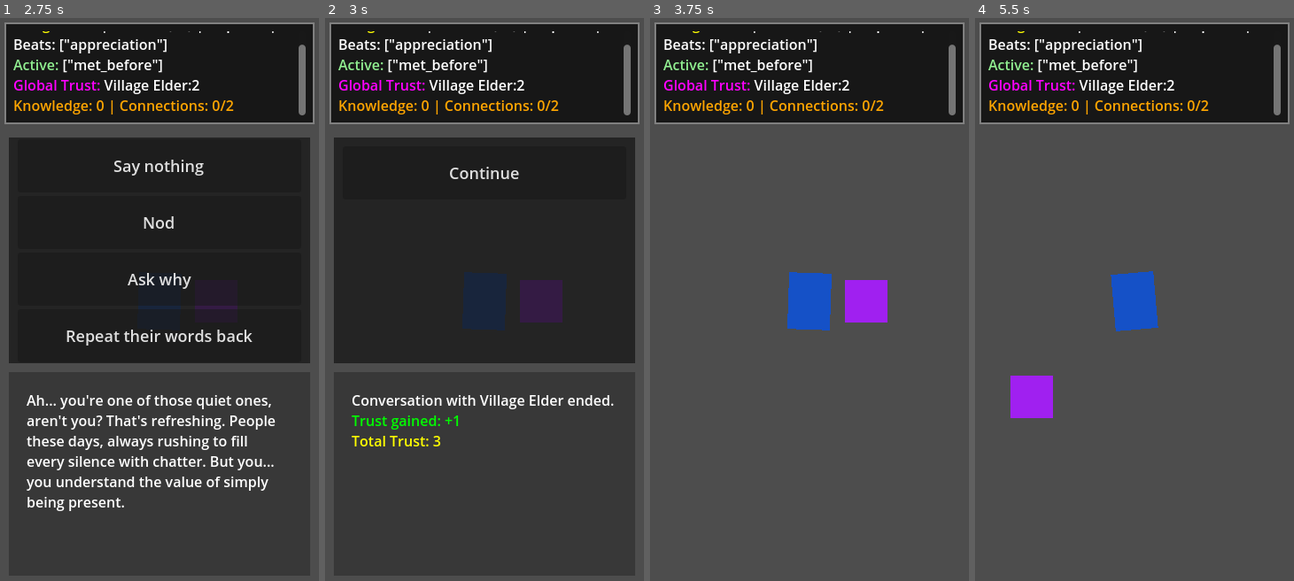
Above: before the commit, frames 1-4 (left to right).
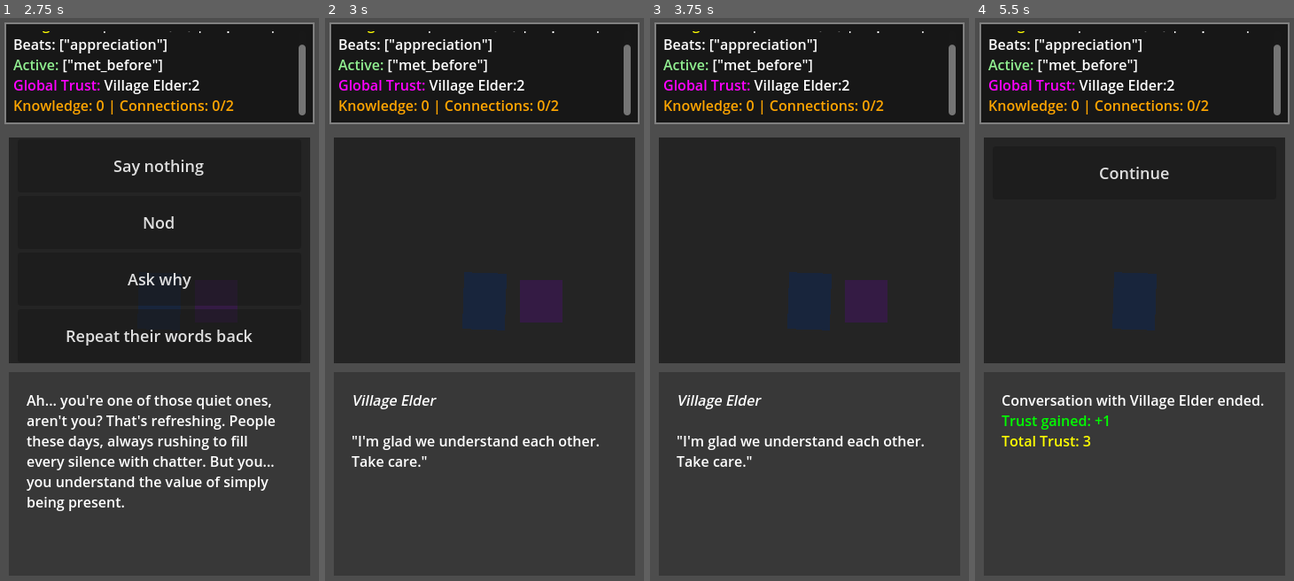
Above: after the commit, the same moments.

Repository: mgsrevolver/bedbound
Game: Godot game, scene res://scenes/Main.tscn
The game is run twice, just before and just after one commit, with the same random seed, the same clock (stepped at 60 frames per second) and the same inputs.
Inputs (mouse positions are in pixels of both pictures, inside the frame that each line leads up to):
- Up to frame 1 (2.75 s): tap Enter at 0.5 s; hold D (move_right) 0.53-1.28 s; hold S (move_down) 1.28-2 s; click "Say nothing" at 2 s
- Up to frame 2 (3 s): click "Nod" at 2.75 s
- Up to frame 3 (3.75 s): click (809, 175) at 3.5 s, where only the run before the commit has a clickable "Continue"
- Up to frame 4 (5.5 s): hold D (move_right) 4.28-5.03 s; hold W (move_up) from 5.03 s (still down)

Frame 1 is identical in both runs. In frame 2, 2.2% of the frame differs, in the area x 8-91%, y 26-80%; in frame 3, 39%; in frame 4, 40%, in the area x 2-98%, y 21-77%.

Commit message:
added graceful conclusion to conversation

Diff:
--- a/scripts/dialogue/DialogueManager.gd
+++ b/scripts/dialogue/DialogueManager.gd
@@ -54,11 +54,14 @@
 	var trust_change = current_npc.get_last_trust_change()
 	var total_trust = current_npc.trust_level
 	var dead_end_type = response.get("dead_end_type", null)
+	var farewell_message = response.get("farewell", "")
 
 	# Convert enum to string if needed
 	var dead_end_type_string = ""
+	var dead_end_type_enum = null
 	if dead_end_type != null:
 		if dead_end_type is int:
+			dead_end_type_enum = dead_end_type
 			# Convert enum value to string
 			match dead_end_type:
 				NPC.DeadEndType.GENTLE_DEFLECTION:
@@ -74,7 +77,7 @@
 		else:
 			dead_end_type_string = str(dead_end_type)
 
-	dialogue_ui.show_conversation_end(current_npc.npc_name, trust_change, total_trust, dead_end_type_string)
+	dialogue_ui.show_conversation_end(current_npc.npc_name, trust_change, total_trust, dead_end_type_string, farewell_message, dead_end_type_enum)
 
 func end_dialogue():
 	if dialogue_ui:
--- a/scripts/npcs/NPC.gd
+++ b/scripts/npcs/NPC.gd
@@ -2,6 +2,7 @@
 class_name NPC
 
 signal player_approached
+signal farewell_complete
 
 enum DeadEndType {
 	GENTLE_DEFLECTION,
@@ -144,23 +145,26 @@
 
 	if emotional_state.comfort_level >= 3:
 		return {
-			"text": "This comfortable silence... it feels like understanding.",
-			"continues": false,
-			"options": [],
-			"type": DeadEndType.COMFORTABLE_CONCLUSION
+			"text": "This comfortable silence... it feels like understanding. I'll carry this with me.",
+			"continues": false,
+			"options": [],
+			"type": DeadEndType.COMFORTABLE_CONCLUSION,
+			"farewell": "Thank you for listening. Until next time."
 		}
 	elif trust_level >= 5:
 		return {
-			"text": "You don't need to fill every silence. I appreciate that.",
-			"continues": false,
-			"options": [],
-			"type": DeadEndType.BREAKTHROUGH_MOMENT
+			"text": "You don't need to fill every silence. I appreciate that more than you know.",
+			"continues": false,
+			"options": [],
+			"type": DeadEndType.BREAKTHROUGH_MOMENT,
+			"farewell": "Take care of yourself. You have a gift for understanding."
 		}
 	else:
 		return {
 			"text": "You listen quietly...",
 			"continues": false,
-			"options": []
+			"options": [],
+			"farewell": "Well, I should get going. See you around."
 		}
 
 func handle_nod() -> Dictionary:
@@ -174,13 +178,15 @@
 			"text": "Yes... you really do see it the same way I do.",
 			"continues": false,
 			"options": [],
-			"type": DeadEndType.BREAKTHROUGH_MOMENT
+			"type": DeadEndType.BREAKTHROUGH_MOMENT,
+			"farewell": "I feel lighter now. Thank you for truly seeing me."
 		}
 	else:
 		return {
 			"text": "Yes... exactly...",
 			"continues": false,
-			"options": []
+			"options": [],
+			"farewell": "I'm glad we understand each other. Take care."
 		}
 
 func handle_ask_why() -> Dictionary:
@@ -189,20 +195,23 @@
 			"text": "That's... quite personal. Perhaps when we know each other better.",
 			"continues": false,
 			"options": [],
-			"type": DeadEndType.TRUST_INSUFFICIENT
+			"type": DeadEndType.TRUST_INSUFFICIENT,
+			"farewell": "Maybe another time. I need some space to think."
 		}
 	elif "protective" in emotional_state.beats_hit:
 		return {
 			"text": "Some stories aren't mine to tell, but I appreciate your curiosity.",
 			"continues": false,
 			"options": [],
-			"type": DeadEndType.PROTECTIVE_BOUNDARY
+			"type": DeadEndType.PROTECTIVE_BOUNDARY,
+			"farewell": "I hope you understand. Take care of yourself."
 		}
 	else:
 		return {
 			"text": "Well, because...",
 			"continues": false,
-			"options": []
+			"options": [],
+			"farewell": "I've given you something to think about. Until next time."
 		}
 
 func handle_repeat_back() -> Dictionary:
@@ -216,11 +225,40 @@
 			"text": "Yes, those exact words... you truly hear me. Thank you.",
 			"continues": false,
 			"options": [],
-			"type": DeadEndType.BREAKTHROUGH_MOMENT
+			"type": DeadEndType.BREAKTHROUGH_MOMENT,
+			"farewell": "I won't forget this moment. You have a rare gift."
 		}
 	else:
 		return {
 			"text": "That's right... you understand...",
 			"continues": false,
-			"options": []
-		}
+			"options": [],
+			"farewell": "It means a lot to be heard. Thank you."
+		}
+
+func play_farewell_animation(farewell_type: DeadEndType = DeadEndType.COMFORTABLE_CONCLUSION):
+	var tween = create_tween()
+	tween.set_parallel(true)
+
+	match farewell_type:
+		DeadEndType.BREAKTHROUGH_MOMENT:
+			# Gentle fade with a slight upward movement (feeling lighter)
+			tween.tween_property(self, "position", position + Vector2(0, -10), 0.8)
+			tween.tween_property(self, "modulate", Color.TRANSPARENT, 1.0)
+		DeadEndType.COMFORTABLE_CONCLUSION:
+			# Peaceful walk away
+			var direction = Vector2(randf_range(-1, 1), randf_range(-1, 1)).normalized()
+			tween.tween_property(self, "position", position + direction * 50, 1.2)
+			tween.tween_property(self, "modulate", Color.TRANSPARENT, 1.5)
+		DeadEndType.TRUST_INSUFFICIENT, DeadEndType.PROTECTIVE_BOUNDARY:
+			# Quick, somewhat distant departure
+			var direction = Vector2(randf_range(-1, 1), randf_range(-1, 1)).normalized()
+			tween.tween_property(self, "position", position + direction * 30, 0.6)
+			tween.tween_property(self, "modulate", Color.TRANSPARENT, 0.8)
+		_:
+			# Default gentle departure
+			var direction = Vector2(randf_range(-1, 1), randf_range(-1, 1)).normalized()
+			tween.tween_property(self, "position", position + direction * 40, 1.0)
+			tween.tween_property(self, "modulate", Color.TRANSPARENT, 1.2)
+
+	tween.finished.connect(func(): farewell_complete.emit())
--- a/scripts/ui/DialogueUI.gd
+++ b/scripts/ui/DialogueUI.gd
@@ -72,9 +72,40 @@
 	for child in option_container.get_children():
 		child.queue_free()
 
-func show_conversation_end(npc_name: String, trust_change: int, total_trust: int, dead_end_type: String = ""):
+func show_conversation_end(npc_name: String, trust_change: int, total_trust: int, dead_end_type: String = "", farewell_message: String = "", dead_end_type_enum = null):
 	clear_options()
 
+	# Show farewell message first if available
+	if farewell_message != "":
+		dialogue_text.text = "[i]%s[/i]\n\n\"%s\"" % [npc_name, farewell_message]
+
+		# Create a timer to show the summary after farewell
+		var timer = Timer.new()
+		add_child(timer)
+		timer.wait_time = 2.5
+		timer.one_shot = true
+		timer.timeout.connect(func():
+			show_conversation_summary(npc_name, trust_change, total_trust, dead_end_type, dead_end_type_enum)
+			timer.queue_free()
+		)
+		timer.start()
+
+		# Start NPC departure animation after a short delay
+		var departure_timer = Timer.new()
+		add_child(departure_timer)
+		departure_timer.wait_time = 1.0
+		departure_timer.one_shot = true
+		departure_timer.timeout.connect(func():
+			var dialogue_manager = get_tree().get_first_node_in_group("dialogue_manager")
+			if dialogue_manager and dialogue_manager.current_npc:
+				dialogue_manager.current_npc.play_farewell_animation(dead_end_type_enum if dead_end_type_enum != null else NPC.DeadEndType.COMFORTABLE_CONCLUSION)
+			departure_timer.queue_free()
+		)
+		departure_timer.start()
+	else:
+		show_conversation_summary(npc_name, trust_change, total_trust, dead_end_type, dead_end_type_enum)
+
+func show_conversation_summary(npc_name: String, trust_change: int, total_trust: int, dead_end_type: String = "", dead_end_type_enum = null):
 	var end_message = "Conversation with %s ended." % npc_name
 	var trust_message = ""
 
